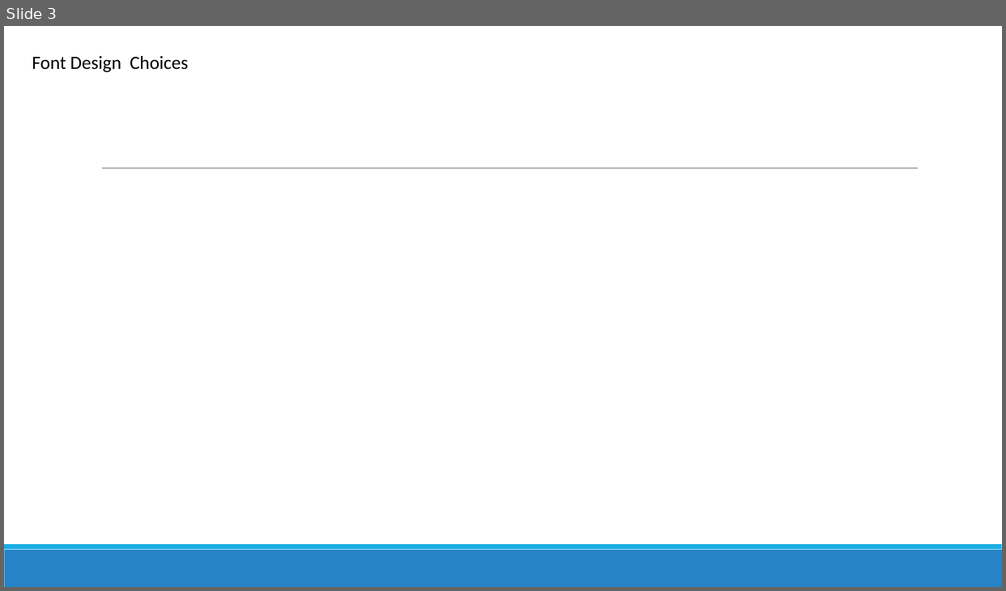
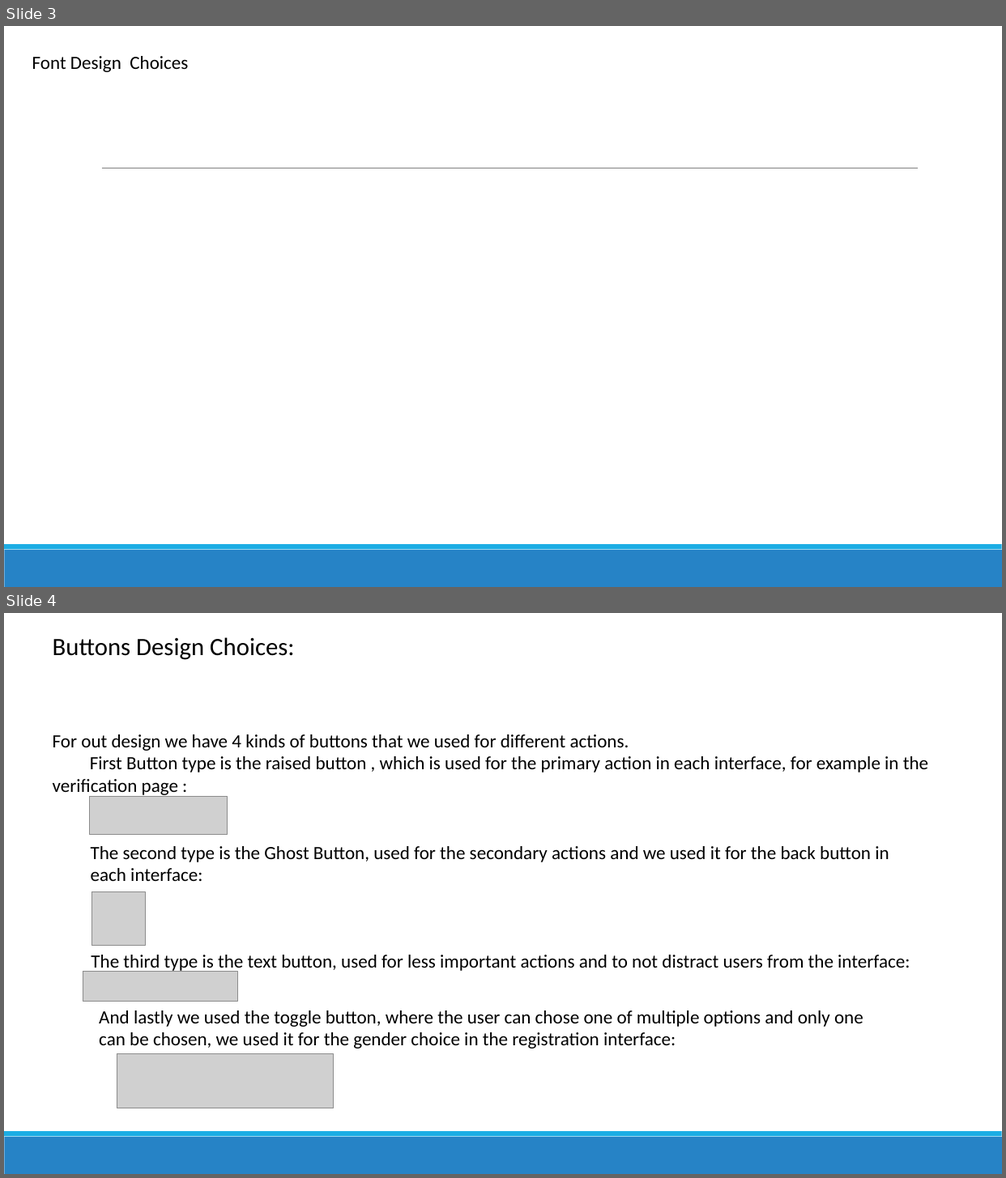
Before and after one commit to khalilAlsulaimani/UI-Design-Project, a slide deck: Creating Account/Redesign Powerpoint.pptx. Shown one above the other, each under a label of ours: slide 3 before the commit, slides 3 and 4 after it. The pictures are 1006x591 and 1006x1178 pixels, drawn with LibreOffice and Linux fonts; fonts in the diff are those of the drawing; grey boxes stand for pictures. Boxes give left, top, right and bottom in pixels: in the first picture for what was removed or moved away, otherwise in the second. Text is boxed around its words. In the diff, an @@ line names an element or a change of style, - is before the commit and + after.

Commit message:
finished my duo work
finished the redesigned interfaces of the application under the specific file and added the button redesign choices to the power point file

```diff
--- a/Creating Account/Redesign Powerpoint.pptx
+++ b/Creating Account/Redesign Powerpoint.pptx
@@ slide 4 added at [4, 613, 1002, 1174], background #FFFFFF; not listed: 2 template elements that a slide beside it also shows @@
@@ text added at [53, 637, 294, 660], 24 pt, text #000000 @@
+Buttons Design Choices:
@@ text added at [53, 735, 928, 798], 18 pt, text #000000 @@
+For out design we have 4 kinds of buttons that we used for different actions.
+First Button type is the raised button , which is used for the primary action in each interface, for example in the verification page :
@@ picture added at [89, 796, 227, 835] @@
@@ text added at [91, 846, 889, 881], 18 pt, text #000000 @@
+The second type is the Ghost Button, used for the secondary actions and we used it for the back button in each interface:
@@ picture added at [91, 892, 146, 946] @@
@@ picture added at [83, 972, 238, 1002] @@
@@ text added at [91, 955, 910, 973], 18 pt, text #000000 @@
+The third type is the text button, used for less important actions and to not distract users from the interface:
@@ text added at [99, 1011, 863, 1049], 18 pt, text #000000 @@
+And lastly we used the toggle button, where the user can chose one of multiple options and only one can be chosen, we used it for the gender choice in the registration interface:
@@ picture added at [117, 1054, 333, 1110] @@
```
Also in this commit, not shown: 1 slide removed, 1 other file.
